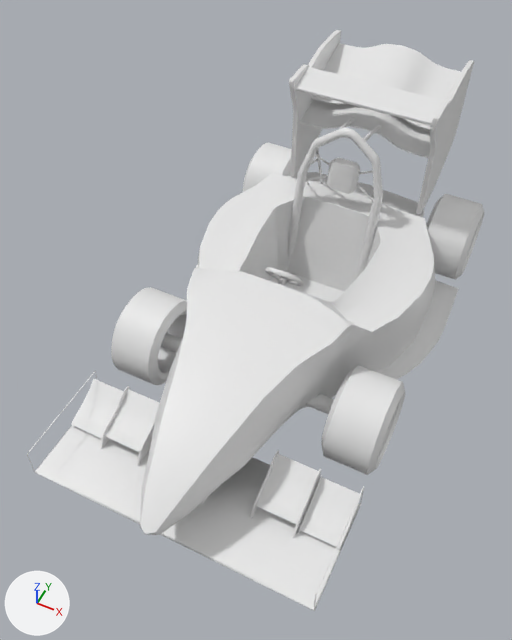
What one commit did to the FBX model Assets/Models/Formule.fbx.
Both versions are drawn from a camera (50 mm lens) standing at (1.62, -3.96, 4.47) and looking at (-0.15, -0.42, 0.04). Arrows for +X, +Y and +Z are at lower left; the lights stay in place. Where no turn or scale is listed for an object, it has been applied to the vertices. Vertices at the same position are counted once.

Script lines for the objects in view, before the commit:
```python
ob_seatbar = bpy.data.objects.new('SeatBar', me_cube_007)
ob_seatbar.location = (0.0, 0.0, 0.0)
ob_steeringwheel = bpy.data.objects.new('SteeringWheel', me_cube_005)
ob_steeringwheel.location = (0.0, 0.0, 0.0)
ob_wheelfrontleft = bpy.data.objects.new('WheelFrontLeft', me_cube_001)
ob_wheelfrontleft.location = (0.982, -0.758, -0.237)
ob_wheelfrontright = bpy.data.objects.new('WheelFrontRight', me_cube_002)
ob_wheelfrontright.location = (-0.982, -0.758, -0.237)
ob_wheelrearleft = bpy.data.objects.new('WheelRearLeft', me_cube_004)
ob_wheelrearleft.location = (0.982, 1.657, -0.237)
ob_wheelrearright = bpy.data.objects.new('WheelRearRight', me_cube_003)
ob_wheelrearright.location = (-0.982, 1.657, -0.237)
# also in view: 'FrontSpoiler' at (0.0, -1.77, -0.32); 'RearSpoiler' at (0.0, 1.83, 0.68); 'Hull' at (0.0, -0.25, 0.0)
```
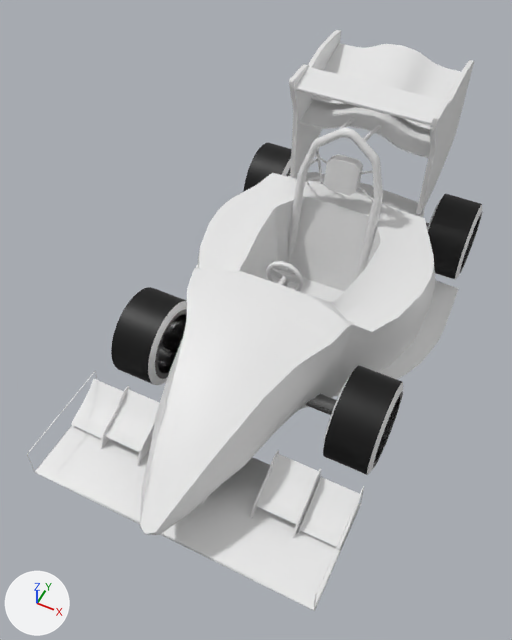
Where the newer file only moved an object's origin or applied its transform, the numbers keep the older frame.

Where the change shows, as pixel boxes (x1, y1, x2, y2) in the pictures (512 x 640 px; the box of a moved part takes in the faces that stretch with it):
'WheelFrontLeft', reshaped
    before: (321, 365, 405, 475)
    after: (305, 365, 403, 475)
'WheelRearLeft', reshaped
    before: (426, 194, 484, 279)
    after: (426, 194, 482, 279)
'WheelRearRight', reshaped
    before: (242, 143, 299, 192)
    after: (243, 143, 299, 192)
'SteeringWheel', moved
    before: (265, 267, 303, 286)
    after: (266, 261, 304, 291)
part 1 of me_cube_003, recoloured (white to grey)
    both: (243, 143, 291, 192)
part 2 of me_cube_004, recoloured (grey to black)
    both: (428, 194, 482, 279)
part 3 of me_cube_004, recoloured
    before: (464, 223, 479, 263)
    after: (461, 217, 480, 269)
part 4 of me_cube_001, added
    after: (305, 394, 337, 415)
part 5 of me_cube_001, moved or reshaped
    before: (367, 382, 405, 475)
    after: (367, 382, 403, 475)
part 6 of me_cube_001, recoloured (white to black)
    both: (323, 365, 402, 475)
part 7 of me_cube_001, recoloured
    before: (377, 401, 400, 460)
    after: (375, 397, 400, 462)
part 8 of me_cube_002, added
    after: (160, 333, 182, 353)
part 9 of me_cube_002, recoloured (white to black)
    both: (111, 287, 186, 384)
part 10 of me_cube_002, recoloured (grey to black)
    both: (158, 314, 187, 374)

The edits, one by one:
Material 'Rubber' (mat_rubber) is new.
Its base color is (0.0, 0.0, 0.0) (black #000000).
Its metallic is 0.1.
Material 'Metal' (mat_metal) is new.
Its base color is (0.26, 0.26, 0.26) (grey #8b8b8b).
Its metallic is 1.0.
Its roughness is 0.2.
me_cube_004 is used by ob_wheelrearleft; location (0.982, 1.657, -0.237).
me_cube_004 had 420 vertices, 430 faces and spanned x -0.239..0.209, y -0.387..0.387, z -0.387..0.387.
me_cube_004 now has 484 vertices, 464 faces and spans x -0.606..0.189, y -0.387..0.387, z -0.387..0.387.
me_cube_004 part 2: 105 faces spanning x -0.196..0.166, y -0.387..0.387, z -0.387..0.387 switch from mat_material (white #e7e7e7) to mat_rubber (black #000000).
me_cube_004 part 3: 255 faces spanning x -0.219..0.189, y -0.319..0.318, z -0.319..0.318 switch from mat_material (white #e7e7e7) to mat_metal (grey #8b8b8b).
me_cube_003 is used by ob_wheelrearright; location (-0.982, 1.657, -0.237).
me_cube_003 had 420 vertices, 430 faces and spanned x -0.209..0.239, y -0.387..0.387, z -0.387..0.387.
me_cube_003 now has 484 vertices, 464 faces and spans x -0.189..0.606, y -0.387..0.387, z -0.387..0.387.
me_cube_003 part 1: 105 faces spanning x -0.166..0.196, y -0.387..0.387, z -0.387..0.387 switch from mat_material (white #e7e7e7) to mat_rubber (black #000000).
me_cube_003 now uses material mat_metal (grey #8b8b8b).
me_cube_001 is used by ob_wheelfrontleft; location (0.982, -0.758, -0.237).
me_cube_001 had 420 vertices, 430 faces and spanned x -0.239..0.209, y -0.387..0.387, z -0.387..0.387.
me_cube_001 now has 484 vertices, 464 faces and spans x -0.706..0.189, y -0.387..0.387, z -0.387..0.387.
me_cube_001 part 4: a new loose piece, a 32-sided cylinder along x spanning x -0.706..0.031, y -0.066..0.064, z -0.066..0.066, in mat_metal (grey #8b8b8b).
me_cube_001 part 5: 35 vertices moved from x 0.209, y -0.319..0.318, z -0.319..0.318 to x 0.189, y -0.319..0.318, z -0.319..0.318.
me_cube_001 part 6: 35 faces spanning x -0.196..0.166, y -0.387..0.387, z -0.387..0.387 switch from mat_material (white #e7e7e7) to mat_rubber (black #000000).
me_cube_001 part 7: 290 faces spanning x -0.219..0.189, y -0.319..0.318, z -0.319..0.318 switch from mat_material (white #e7e7e7) to mat_metal (grey #8b8b8b).
me_cube_002 is used by ob_wheelfrontright; location (-0.982, -0.758, -0.237).
me_cube_002 had 420 vertices, 430 faces and spanned x -0.209..0.239, y -0.387..0.387, z -0.387..0.387.
me_cube_002 now has 484 vertices, 464 faces and spans x -0.189..0.706, y -0.387..0.387, z -0.387..0.387.
me_cube_002 part 8: a new loose piece, a 32-sided cylinder along x spanning x -0.031..0.706, y -0.066..0.064, z -0.066..0.066, in mat_metal (grey #8b8b8b).
me_cube_002 part 9: 105 faces spanning x -0.166..0.196, y -0.387..0.387, z -0.387..0.387 switch from mat_material (white #e7e7e7) to mat_rubber (black #000000).
me_cube_002 part 10: 255 faces spanning x -0.189..0.219, y -0.319..0.318, z -0.319..0.318 switch from mat_material (white #e7e7e7) to mat_metal (grey #8b8b8b).
Object 'SteeringWheel' (ob_steeringwheel) moves from (0.0, 0.0, 0.0) to (-0.003, -0.189, 0.405).
